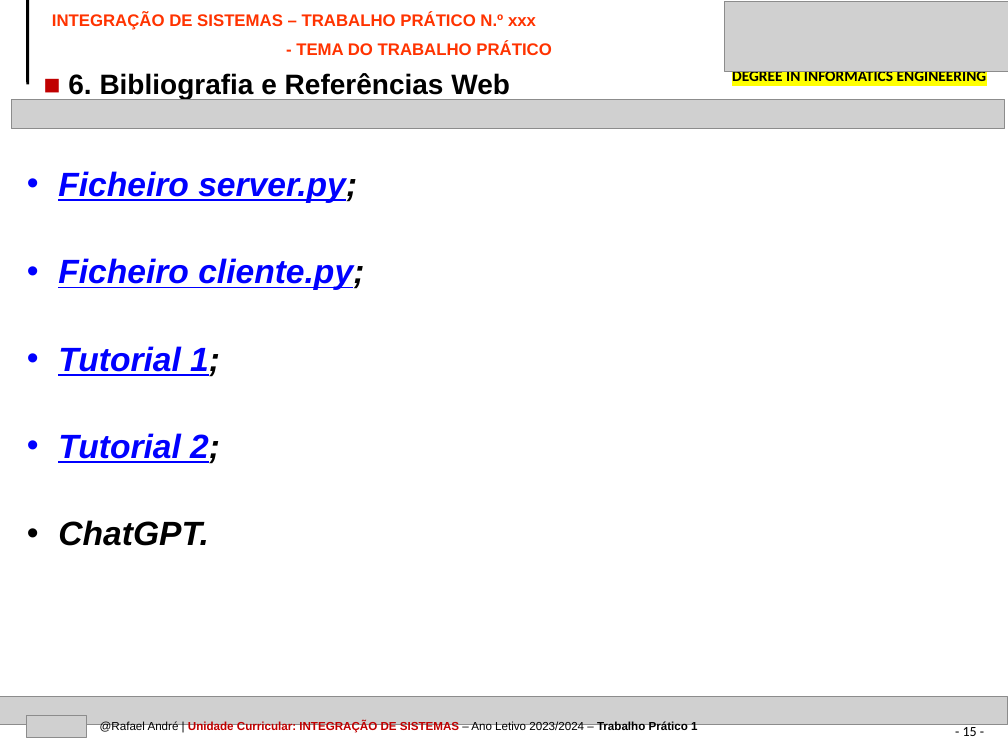
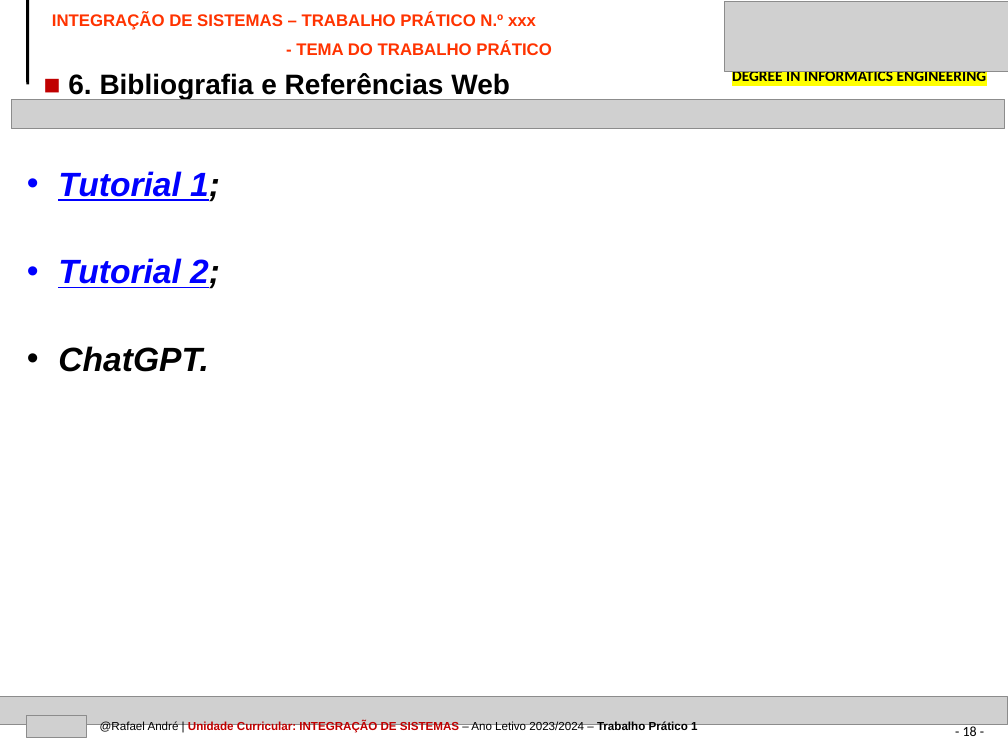
Before and after one commit to kromenz/Socket_Chat, a slide deck: slide 18 of IPVC-EI-TEMPLATE-PPT-IS-TRABALHO1.pptx (slide 15 before the commit). Drawn at 1008x756 pixels with LibreOffice and Linux fonts; fonts in the diff are those of the drawing; grey boxes stand for pictures. Boxes give left, top, right and bottom in pixels: in the first picture for what was removed or moved away, otherwise in the second. Text is boxed around its words. In the diff, an @@ line names an element or a change of style, - is before the commit and + after.

```diff
--- a/IPVC-EI-TEMPLATE-PPT-IS-TRABALHO1.pptx
+++ b/IPVC-EI-TEMPLATE-PPT-IS-TRABALHO1.pptx
@@ text at [58,171,364,290]: paragraphs removed @@
-• Ficheiro server.py;
-• Ficheiro cliente.py;
@@ page number at [963,724,977,736]: text changed @@
-- 15 -
+- 18 -
```
Also in this commit, not shown: 12 other slides changed, 3 slides added, 4 other files.
